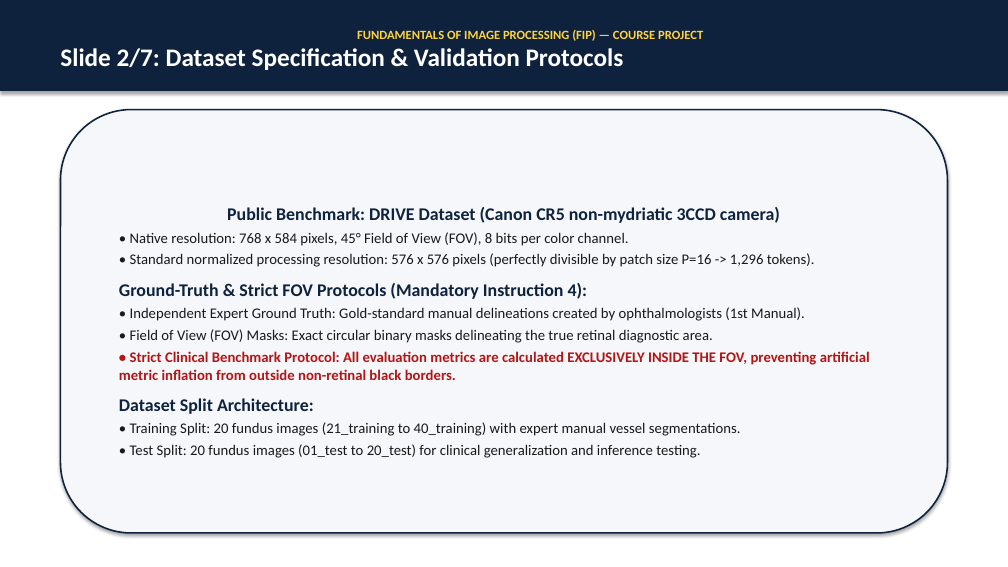
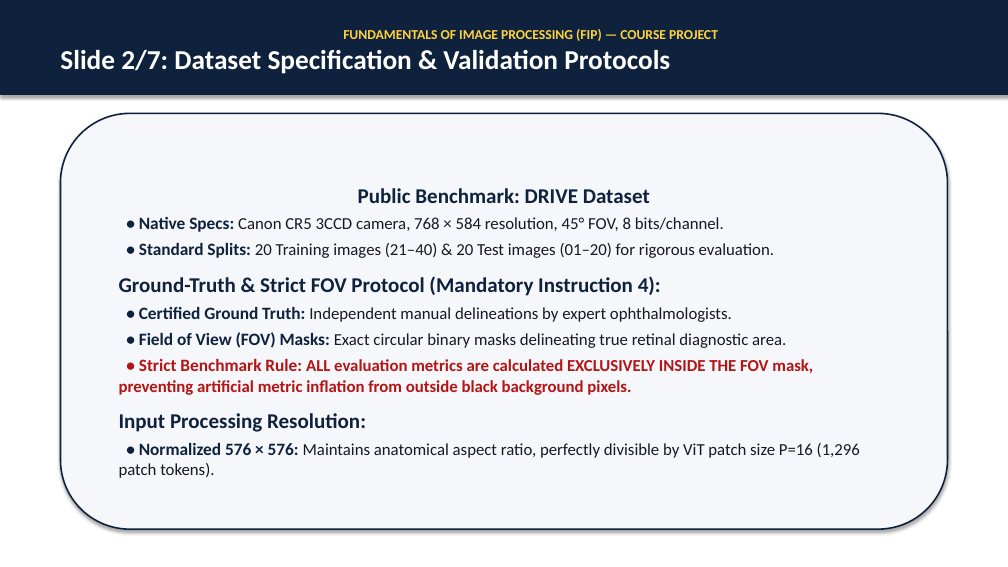
Before and after one commit to pavanpoojary348/retinal-vessel-segmentation, a slide deck: slide 3 of presentation.pptx. Drawn at 1008x567 pixels with LibreOffice and Linux fonts; fonts in the diff are those of the drawing. Boxes give left, top, right and bottom in pixels: in the first picture for what was removed or moved away, otherwise in the second. Text is boxed around its words. In the diff, an @@ line names an element or a change of style, - is before the commit and + after.

Commit message:
style: boost font sizes across all slides (13pt-32pt) for high readability

```diff
--- a/presentation.pptx
+++ b/presentation.pptx
@@ rectangle "FUNDAMENTALS OF IMAGE PROCESSING (FIP) ...": place and size @@
-rectangle "FUNDAMENTALS OF IMAGE PROCESSING (FIP) ..." at [0,0,1008,91]
+rectangle "FUNDAMENTALS OF IMAGE PROCESSING (FIP) ..." at [0,0,1008,95]
@@ rectangle "FUNDAMENTALS OF IMAGE PROCESSING (FIP) ..." at [0,0,1008,95]: size 12 to 13 pt in "FUNDAMENTALS OF IMAGE PROCESSING (FIP) — COURSE ..."; size 24 to 26 pt in "Slide 2/7: Dataset Specification & Validation Protocols" @@
@@ rounded rectangle "Public Benchmark: DRIVE Dataset": place and size @@
-rounded rectangle "Public Benchmark: DRIVE Dataset" at [60,110,948,533]
+rounded rectangle "Public Benchmark: DRIVE Dataset" at [60,113,948,529]
@@ text in rounded rectangle at [119,188,860,478]: text changed; size 14 to 16 pt; text colour #191919 to #141923; bold on @@
-Public Benchmark: DRIVE Dataset (Canon CR5 non-mydriatic 3CCD camera)
-• Native resolution: 768 x 584 pixels, 45° Field of View (FOV), 8 bits per color channel.
-• Standard normalized processing resolution: 576 x 576 pixels (perfectly divisible by patch size P=16 -> 1,296 tokens).
-Ground-Truth & Strict FOV Protocols (Mandatory Instruction 4):
-• Independent Expert Ground Truth: Gold-standard manual delineations created by ophthalmologists (1st Manual).
-• Field of View (FOV) Masks: Exact circular binary masks delineating the true retinal diagnostic area.
-• Strict Clinical Benchmark Protocol: All evaluation metrics are calculated EXCLUSIVELY INSIDE THE FOV, preventing artificial metric inflation from outside non-retinal black borders.
-Dataset Split Architecture:
-• Training Split: 20 fundus images (21_training to 40_training) with expert manual vessel segmentations.
-• Test Split: 20 fundus images (01_test to 20_test) for clinical generalization and inference testing.
+Public Benchmark: DRIVE Dataset
+• Native Specs: Canon CR5 3CCD camera, 768 × 584 resolution, 45° FOV, 8 bits/channel.
+• Standard Splits: 20 Training images (21–40) & 20 Test images (01–20) for rigorous evaluation.
+Ground-Truth & Strict FOV Protocol (Mandatory Instruction 4):
+• Certified Ground Truth: Independent manual delineations by expert ophthalmologists.
+• Field of View (FOV) Masks: Exact circular binary masks delineating true retinal diagnostic area.
+• Strict Benchmark Rule: ALL evaluation metrics are calculated EXCLUSIVELY INSIDE THE FOV mask, preventing artificial metric inflation from outside black background pixels.
+Input Processing Resolution:
+• Normalized 576 × 576: Maintains anatomical aspect ratio, perfectly divisible by ViT patch size P=16 (1,296 patch tokens).
```
Also in this commit, not shown: 6 other slides changed, 1 other file.
